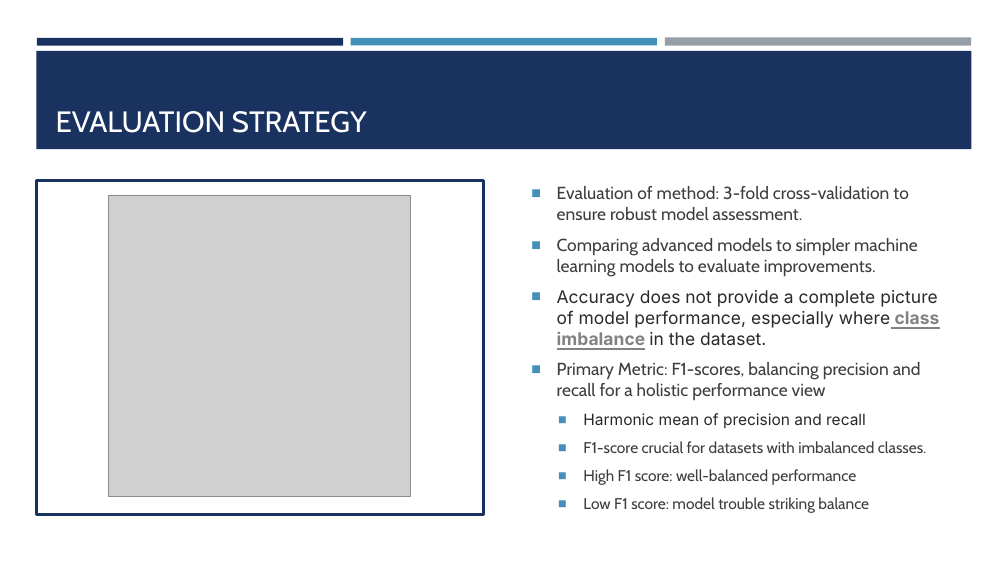
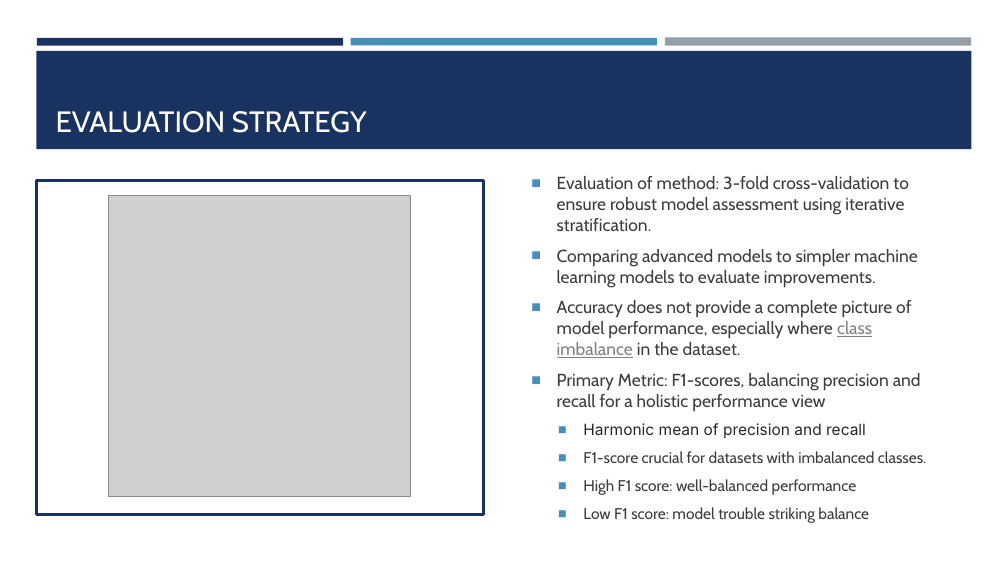
Before and after one commit to josefweibel/nlp-medical-project, a slide deck: slide 5 of presentations/Final Presentation.pptx. Drawn at 1008x567 pixels with LibreOffice and Linux fonts; fonts in the diff are those of the drawing; grey boxes stand for pictures. Boxes give left, top, right and bottom in pixels: in the first picture for what was removed or moved away, otherwise in the second. Text is boxed around its words. In the diff, an @@ line names an element or a change of style, - is before the commit and + after.

Commit message:
update final presentation

```diff
--- a/presentations/Final Presentation.pptx
+++ b/presentations/Final Presentation.pptx
@@ text at (557,176,908,231): text changed @@
-■ Evaluation of method: 3-fold cross-validation to ensure robust model assessment.
+■ Evaluation of method: 3-fold cross-validation to ensure robust model assessment using iterative stratification.
@@ text at (557,300,911,358): font Inter to Cabin, text colour #292929 to #3D3D3D in "Accuracy does not provide a complete picture ..."; bold off in "class imbalance" @@
```
Also in this commit, not shown: 3 other slides changed.
